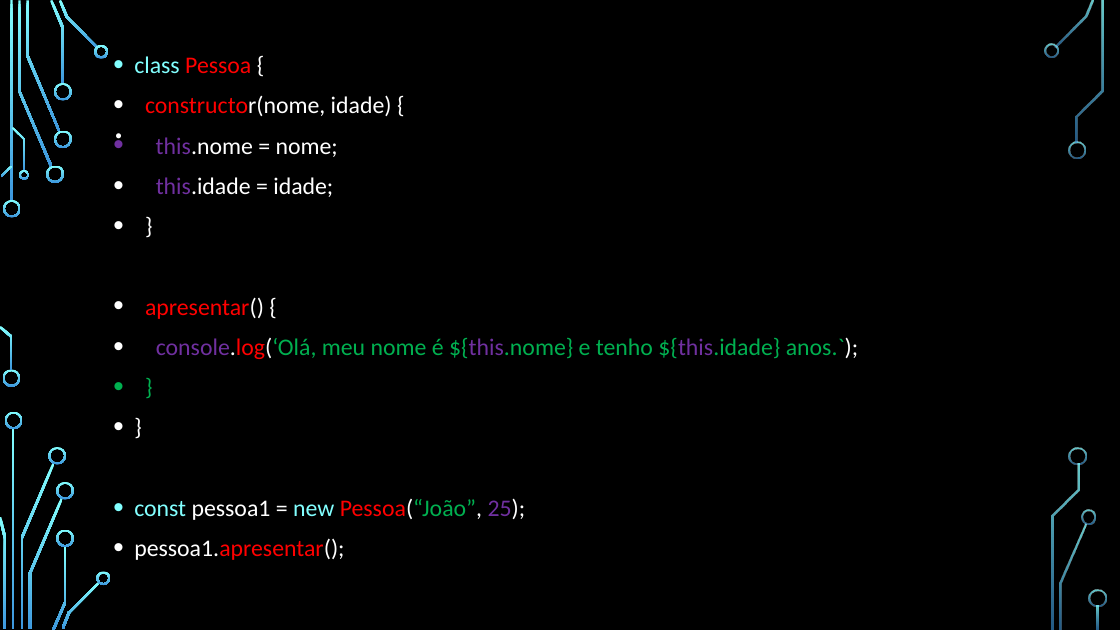
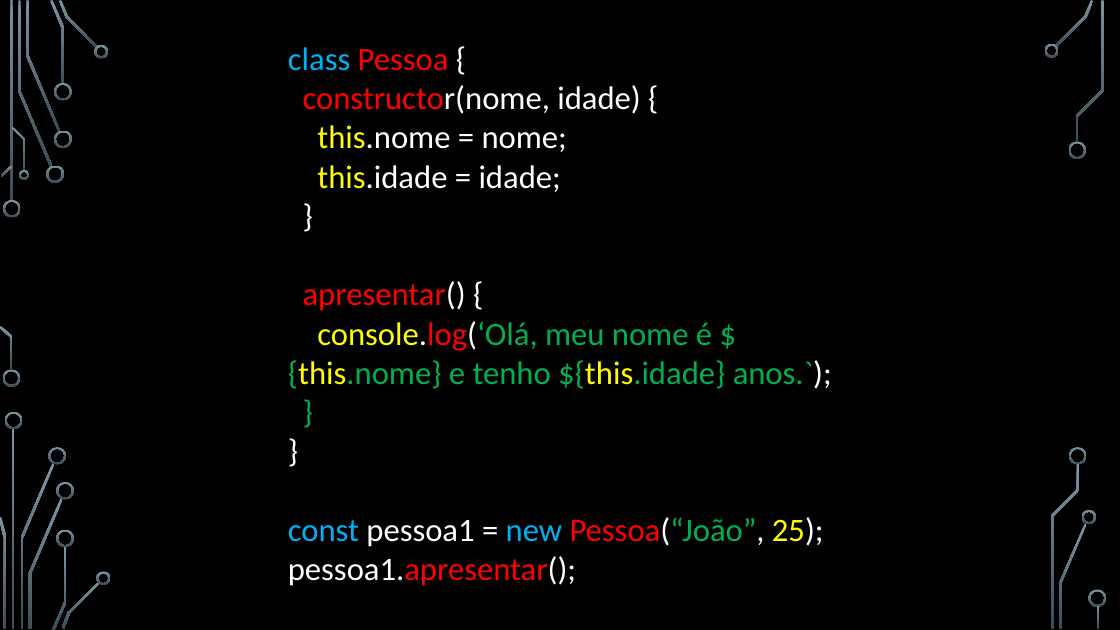
Before and after one commit to JMarques12/Senai2023, a slide deck: slide 7 of FPOO/aula 18/Programação Orientada a Objetos POO.pptx (slide 8 before the commit). Drawn at 1120x630 pixels with LibreOffice and Linux fonts; fonts in the diff are those of the drawing; background and template pictures are left out. Boxes give left, top, right and bottom in pixels: in the first picture for what was removed or moved away, otherwise in the second. Text is boxed around its words. In the diff, an @@ line names an element or a change of style, - is before the commit and + after.

```diff
--- a/FPOO/aula 18/Programação Orientada a Objetos POO.pptx
+++ b/FPOO/aula 18/Programação Orientada a Objetos POO.pptx
@@ fill gradient #82FFFF to #3D97DE to gradient #7C96A3 to #3B4C54 in 36 elements at (3,200,21,218), (3,370,20,387), (18,1,52,167), (46,166,64,183), (26,1,60,132), (50,0,65,84), (54,130,71,148), (54,83,71,101), (59,0,97,49), (94,45,109,58), (1,166,13,177), (0,326,13,371), (12,127,25,171), (18,170,29,180), (13,429,15,629), (20,463,54,628), (5,412,23,429), (0,517,6,628), (49,447,66,465), (29,498,63,629), (52,546,66,630), (56,482,74,500), (56,529,74,547), (61,581,100,629), (97,571,111,585), (1055,0,1094,47), (1044,44,1059,58), (1069,141,1086,159), (1060,523,1087,629), (1082,510,1096,524), (1076,1,1104,143), (1070,447,1087,465), (1051,464,1080,629), (1089,590,1107,607), (1097,606,1100,629), (10,1,13,202) @@
@@ title removed at (105,57,1015,193) @@
-.
@@ text "class Pessoa {": place and size @@
-text "class Pessoa {" at (134,56,858,560)
+text "class Pessoa {" at (288,47,832,586)
@@ text "class Pessoa {" at (288,47,832,586): size 20.4 to 28 pt; text colour #82FFFF to #00B0F0 in "class", "const new"; text colour #7030A0 to #FFFF00 in "this.nome", "this.idade", "console.log(‘Olá, ${this.nome} ${this.idade}", "25);"; bullet • to none; less space between paragraphs @@
```
Also in this commit, not shown: 6 other slides changed, 1 slide removed.
